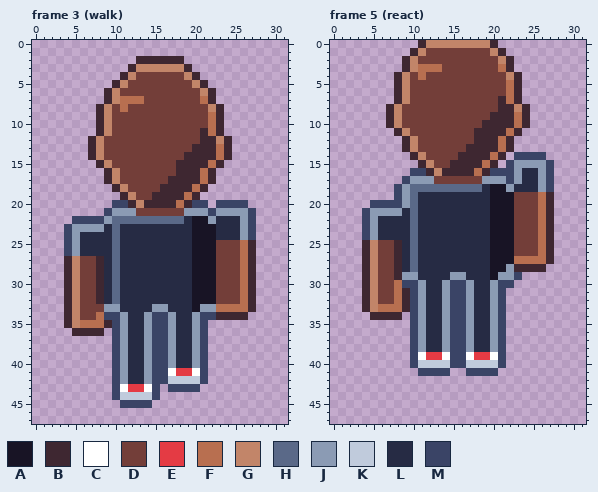
Edited in one commit: pixel-art file (art/road/walker-ben.aseprite). The picture above is the old version.
32x48 pixels, 12 frames. Shown: frame 3 (walk), frame 5 (react). The commit also changed other frames, which this record leaves out.
Palette (. is transparent): A #181425  B #3e2731  C #ffffff  D #733e39  E #e43b44  F #b86f50  G #c28569  H #5a6988  J #8b9bb4  K #c0cbdc  L #262b44  M #3a4466
The same view after the edit:
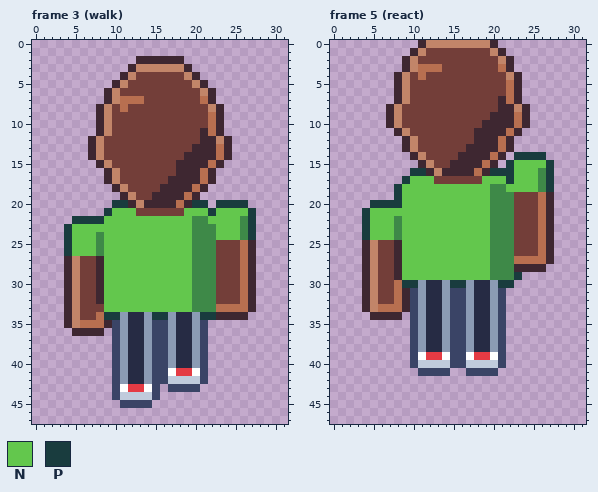
Colours new in this view: N #63c74d  P #193c3e
The edit:
Colour A changes from #181425 to #3e8948.
Frame 3 (walk):
The author changed colour J to colour A in rows 22 to 24 at x 26; in row 33 at x 21 to 22.
The author changed colour L to colour A in rows 24 to 26 at x 8.
The author changed colour H to colour N in row 22 at x 10 to 18; in rows 23 to 32 at x 10.
The author changed colour J to colour N in row 21 at x 10 to 12, 19 to 21 and 23 to 26; in row 22 at x 9 and 22; in row 23 at x 5 to 8; in rows 24 to 26 at x 5; in row 33 at x 9 to 10 and 15 to 16.
The author changed colour L to colour N in row 22 at x 19 and 23 to 25; in row 23 at x 9, 11 to 19 and 23 to 25; in row 24 at x 6 to 7, 9, 11 to 19 and 23 to 25; in rows 25 to 26 at x 6 to 7, 9 and 11 to 19; in rows 27 to 32 at x 9 and 11 to 19; in row 33 at x 11 to 14 and 17 to 19.
The author changed colour M to colour P in row 20 at x 10 to 11, 20 to 21 and 23 to 26; in row 21 at x 9, 22 and 27; in row 22 at x 5 to 8 and 27; in rows 23 to 24 at x 4 and 27; in rows 25 to 26 at x 4; in row 34 at x 9 to 10, 15 to 16 and 21 to 22.
Frame 5 (react):
The author changed colour J to colour A in rows 16 to 18 at x 26; in row 28 at x 22; in row 29 at x 21 to 22.
The author changed colour L to colour A in rows 22 to 24 at x 8.
The author changed colour H to colour N in row 18 at x 10 to 18; in rows 19 to 28 at x 10.
The author changed colour J to colour N in row 15 at x 23 to 26; in row 16 at x 23; in row 17 at x 10 to 12, 19 to 21 and 23; in row 18 at x 9 and 22; in rows 19 to 20 at x 9; in row 21 at x 5 to 8.
The author changed colour J to colour N in rows 22 to 24 at x 5; in row 29 at x 9 to 10 and 15 to 16.
The author changed colour L to colour N in rows 16 to 17 at x 24 to 25; in row 18 at x 19 and 23 to 25; in rows 19 to 20 at x 11 to 19; in row 21 at x 9 and 11 to 19; in rows 22 to 24 at x 6 to 7, 9 and 11 to 19; in rows 25 to 28 at x 9 and 11 to 19.
The author changed colour L to colour N in row 29 at x 11 to 14 and 17 to 19.
The author changed colour M to colour P in row 14 at x 23 to 26; in row 15 at x 22 and 27; in row 16 at x 10 to 11, 20 to 22 and 27; in row 17 at x 9, 22 and 27; in row 18 at x 8 and 27; in row 19 at x 8.
The author changed colour M to colour P in row 20 at x 5 to 8; in rows 21 to 24 at x 4; in row 29 at x 23; in row 30 at x 9 to 10, 15 to 16 and 21 to 22.
Boxes around the changes in both pictures, in picture pixels (x1, y1, x2, y2):
changed: (64, 200, 256, 320)
changed: (362, 152, 554, 288)
